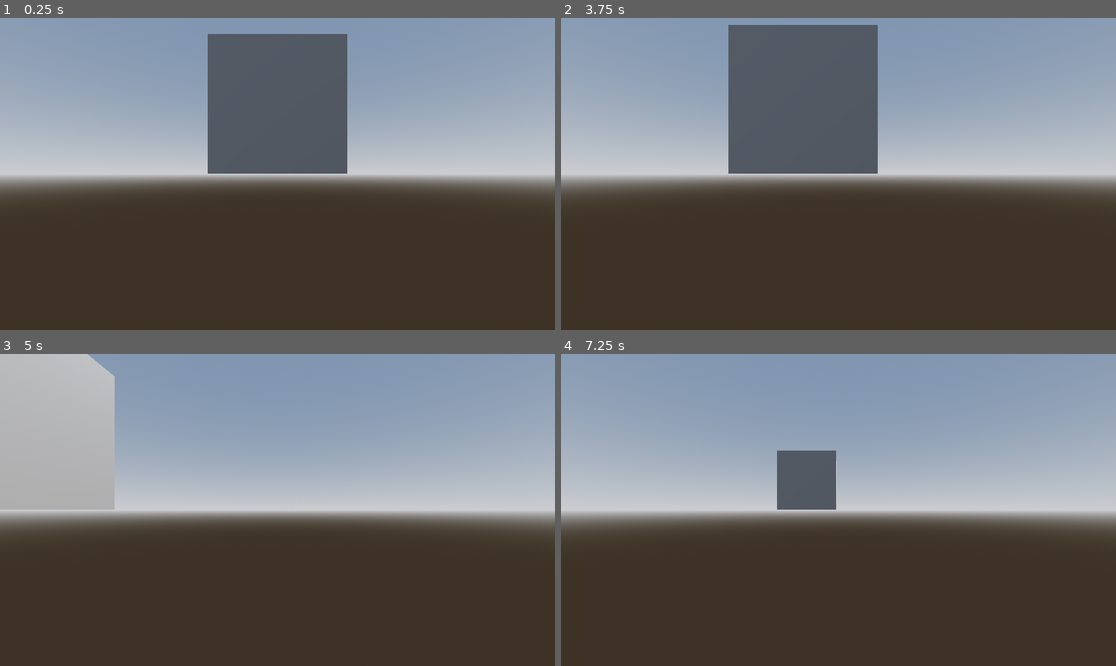
Above: before the commit, frames 1-4 (two rows, left to right).
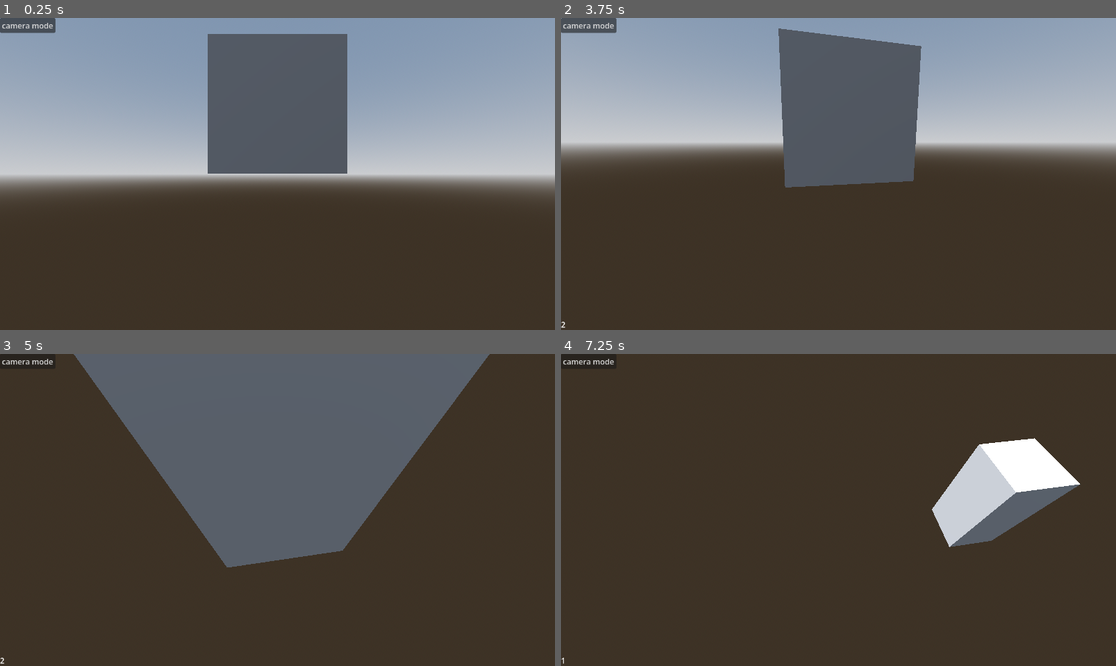
Above: after the commit, the same moments.

Repository: XpolioN2005/factorio-stack
Game: Godot game, scene res://test/test.tscn
Two runs of this game, one before a commit and one after it. Both use one fixed random seed, a clock stepped at 60 frames per second and the inputs below.
Inputs (mouse positions are in pixels of both pictures, inside the frame that each line leads up to):
- Up to frame 1 (0.25 s): no input
- Up to frame 2 (3.75 s): click (588, 24) at 0.5 s, where only the run after the commit has a clickable "camera mode"; click (588, 24) at 1.25 s, where only the run after the commit has a clickable "camera mode"; click (588, 24) at 2 s, where only the run after the commit has a clickable "camera mode"; tap Enter at 2.75 s; move the mouse to (960, 158) at 2.77 s; click (960, 158) at 2.92 s; tap Space at 3.5 s; drag from (727, 189) to (810, 236) at 3.52 s
- Up to frame 3 (5 s): move the mouse to (333, 441) at 4.27 s; click (333, 441) at 4.42 s
- Up to frame 4 (7.25 s): tap Enter at 5 s; drag from (810, 572) to (672, 463) at 5.02 s; move the mouse to (1005, 556) at 5.77 s; click (1005, 556) at 5.92 s; tap Space at 6.5 s; drag from (672, 463) to (755, 432) at 6.52 s

The runs differ from the first frame. In frame 1, 0.5% of the frame differs, in the area x 0-11%, y 0-5%; in frame 2, 22%; in frame 3, 58%, in the area x 0-100%, y 0-100%; in frame 4, 55%.

Commit message:
feat(camera): Separate pan and rotation nodes for improved control

Diff:
--- a/Functional/Camera/camera_controller.gd
+++ b/Functional/Camera/camera_controller.gd
@@ -3,9 +3,10 @@
 
 #* Camera controller also handles input since the input is depended on camera anyways
 
-# Root -> Anchore -> MainCamera
-@onready var anchore: Node3D = $Anchore
-@onready var mainCamera: Camera3D = $Anchore/MainCamera
+# Root -> Anchor_pos(pan) -> Anchor_rot(Rotation) -> MainCamera(zoom)
+@onready var anchor_pos: Node3D = $AnchorePos
+@onready var anchor_rot: Node3D = $AnchorePos/AnchoreRot
+@onready var mainCamera: Camera3D = $AnchorePos/AnchoreRot/MainCamera
 
 # -------- CONFIG --------
 
@@ -51,9 +52,9 @@
 # -------- SETUP --------
 
 func _ready() -> void:
-	target_pos = anchore.position
-	target_rot_x = anchore.rotation.x
-	target_rot_y = anchore.rotation.y
+	target_pos = anchor_pos.position
+	target_rot_x = anchor_rot.rotation.x
+	target_rot_y = anchor_rot.rotation.y
 	target_zoom = mainCamera.position.z
 
 	SignalManeger.request_camera_mode.connect(_on_request_camera_mode)
@@ -132,8 +133,9 @@
 			if not can_pan:
 				return
 
-			var right: Vector3 = anchore.global_transform.basis.x
-			var forward: Vector3 = -anchore.global_transform.basis.z
+			# Use camera rotation for pan direction so movement stays relative to view, not world axes
+			var right: Vector3 = anchor_rot.global_transform.basis.x
+			var forward: Vector3 = -anchor_rot.global_transform.basis.z
 			target_pos += (right * delta.x + forward * delta.y) * pan_speed
 
 		GameManeger.CameraMode.MOVE_Y:
@@ -170,10 +172,10 @@
 # -------- UPDATE --------
 
 func _process(_delta: float) -> void:
-	anchore.position = anchore.position.lerp(target_pos, pan_smooth)
+	anchor_pos.position = anchor_pos.position.lerp(target_pos, pan_smooth)
 
-	anchore.rotation.x = lerp(anchore.rotation.x, target_rot_x, rotate_smooth)
-	anchore.rotation.y = lerp_angle(anchore.rotation.y, target_rot_y, rotate_smooth)
+	anchor_rot.rotation.x = lerp(anchor_rot.rotation.x, target_rot_x, rotate_smooth)
+	anchor_rot.rotation.y = lerp_angle(anchor_rot.rotation.y, target_rot_y, rotate_smooth)
 
 
 	target_zoom = clamp(target_zoom, min_zoom, max_zoom)
--- a/Functional/Camera/camera_controller.tscn
+++ b/Functional/Camera/camera_controller.tscn
@@ -5,7 +5,9 @@
 [node name="CameraController" type="Node3D" unique_id=1929181841]
 script = ExtResource("1_ntwkr")
 
-[node name="Anchore" type="Node3D" parent="." unique_id=626341469]
+[node name="AnchorePos" type="Node3D" parent="." unique_id=1368835123]
 
-[node name="MainCamera" type="Camera3D" parent="Anchore" unique_id=934355629]
+[node name="AnchoreRot" type="Node3D" parent="AnchorePos" unique_id=626341469]
+
+[node name="MainCamera" type="Camera3D" parent="AnchorePos/AnchoreRot" unique_id=934355629]
 transform = Transform3D(1, 0, 0, 0, 1, 0, 0, 0, 1, 0, 0, 1.7788708)
--- /dev/null
+++ b/UI/test_ui.gd
@@ -0,0 +1,19 @@
+extends Control
+
+var i = 1
+var moax = 3
+
+var cam: Array
+
+@onready var lablee = $Label
+
+func _ready():
+	cam.append(GameManeger.CameraMode.MOVE_XZ)
+	cam.append(GameManeger.CameraMode.MOVE_Y)
+	cam.append(GameManeger.CameraMode.ROTATE)
+
+func _on_button_pressed() -> void:
+	SignalManeger.request_camera_mode.emit(cam[i])
+	lablee.text = str(cam[i])
+	i = i+1
+	i = i % moax
--- /dev/null
+++ b/UI/test_ui.tscn
@@ -0,0 +1,27 @@
+[gd_scene format=3 uid="uid://djqkqceynktag"]
+
+[ext_resource type="Script" uid="uid://cjgkt1v3i7m7p" path="res://UI/test_ui.gd" id="1_f3mxs"]
+
+[node name="test_ui" type="Control" unique_id=290514574]
+layout_mode = 3
+anchors_preset = 9
+anchor_bottom = 1.0
+grow_vertical = 2
+script = ExtResource("1_f3mxs")
+
+[node name="Button" type="Button" parent="." unique_id=1868414735]
+layout_mode = 1
+offset_right = 115.0
+offset_bottom = 31.0
+text = "camera mode"
+
+[node name="Label" type="Label" parent="." unique_id=1488313023]
+layout_mode = 1
+anchors_preset = 2
+anchor_top = 1.0
+anchor_bottom = 1.0
+offset_top = -23.0
+offset_right = 40.0
+grow_vertical = 0
+
+[connection signal="pressed" from="Button" to="." method="_on_button_pressed"]
--- a/test/test.tscn
+++ b/test/test.tscn
@@ -3,6 +3,7 @@
 [ext_resource type="PackedScene" uid="uid://6ffyfeuev41v" path="res://Functional/Camera/camera_controller.tscn" id="1_syuel"]
 [ext_resource type="PackedScene" uid="uid://bqga4f1bxs35" path="res://test/test_block.tscn" id="2_8a8pi"]
 [ext_resource type="PackedScene" uid="uid://cthkdwiih1d2s" path="res://Functional/grid_system.tscn" id="3_65205"]
+[ext_resource type="PackedScene" uid="uid://djqkqceynktag" path="res://UI/test_ui.tscn" id="4_hrq6i"]
 
 [sub_resource type="ProceduralSkyMaterial" id="ProceduralSkyMaterial_8a8pi"]
 sky_horizon_color = Color(0.66224277, 0.6717428, 0.6867428, 1)
@@ -32,3 +33,7 @@
 [node name="Test_block" parent="." unique_id=352697471 instance=ExtResource("2_8a8pi")]
 
 [node name="GridSystem" parent="." unique_id=866490501 instance=ExtResource("3_65205")]
+
+[node name="CanvasLayer" type="CanvasLayer" parent="." unique_id=918976322]
+
+[node name="test_ui" parent="CanvasLayer" unique_id=290514574 instance=ExtResource("4_hrq6i")]
Not shown, added: UI/test_ui.gd.uid
